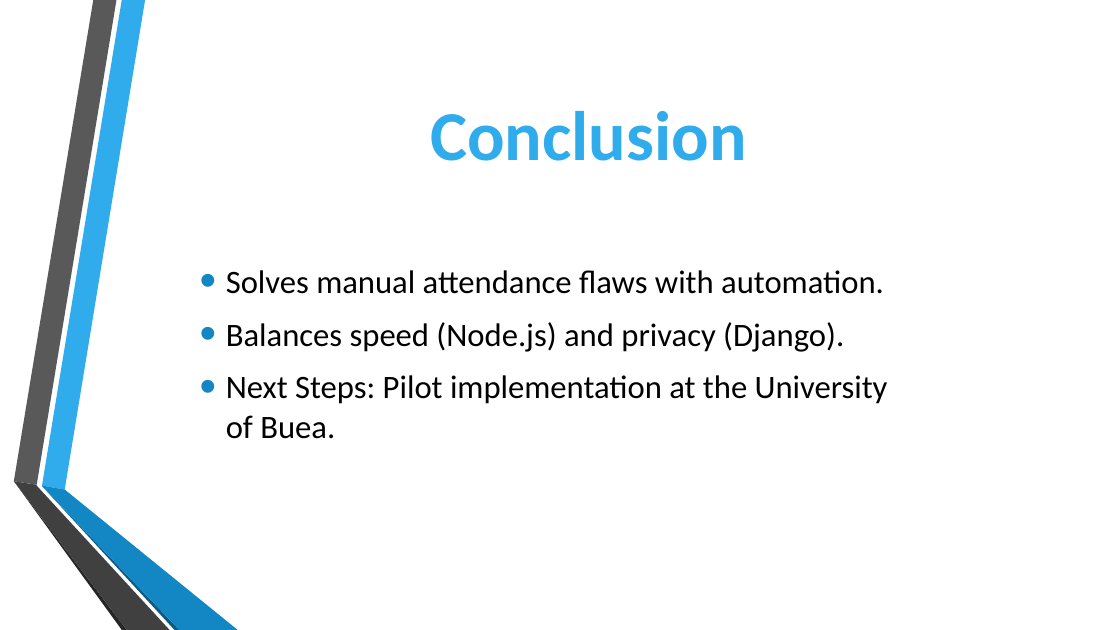
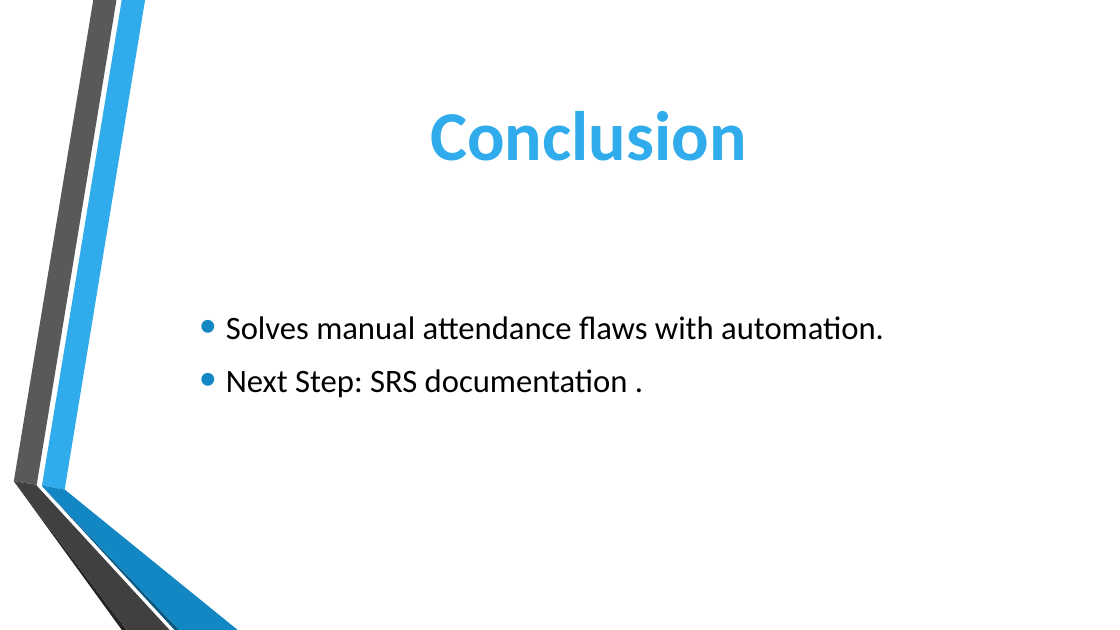
Before and after one commit to kc505/CEF440_2025_GROUP12, a slide deck: slide 18 of Group12_Task2/Group 12 Task2.pptx (slide 19 before the commit). Drawn at 1120x630 pixels with LibreOffice and Linux fonts; fonts in the diff are those of the drawing; background and template pictures are left out. Boxes give left, top, right and bottom in pixels: in the first picture for what was removed or moved away, otherwise in the second. Text is boxed around its words. In the diff, an @@ line names an element or a change of style, - is before the commit and + after.

```diff
--- a/Group12_Task2/Group 12 Task2.pptx
+++ b/Group12_Task2/Group 12 Task2.pptx
@@ text at <box>226,369,628,398</box>: text changed @@
-• Balances speed (Node.js) and privacy (Django).
-• Next Steps: Pilot implementation at the University of Buea.
+• Next Step: SRS documentation .
```
Also in this commit, not shown: 1 slide removed, 1 other file.
